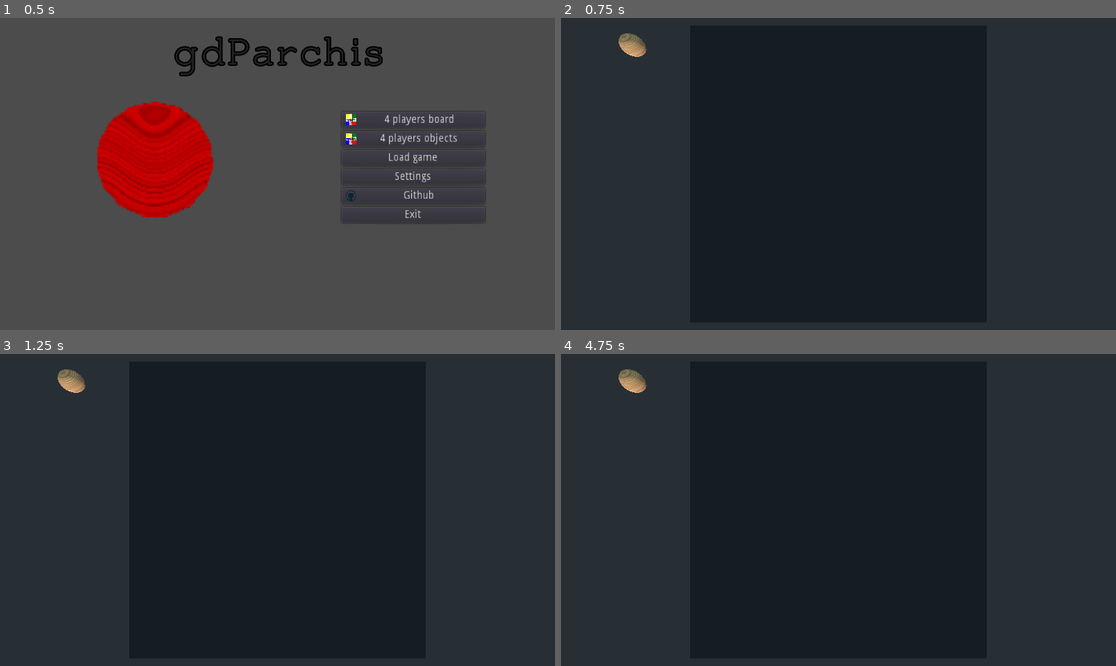
Above: before the commit, frames 1-4 (two rows, left to right).
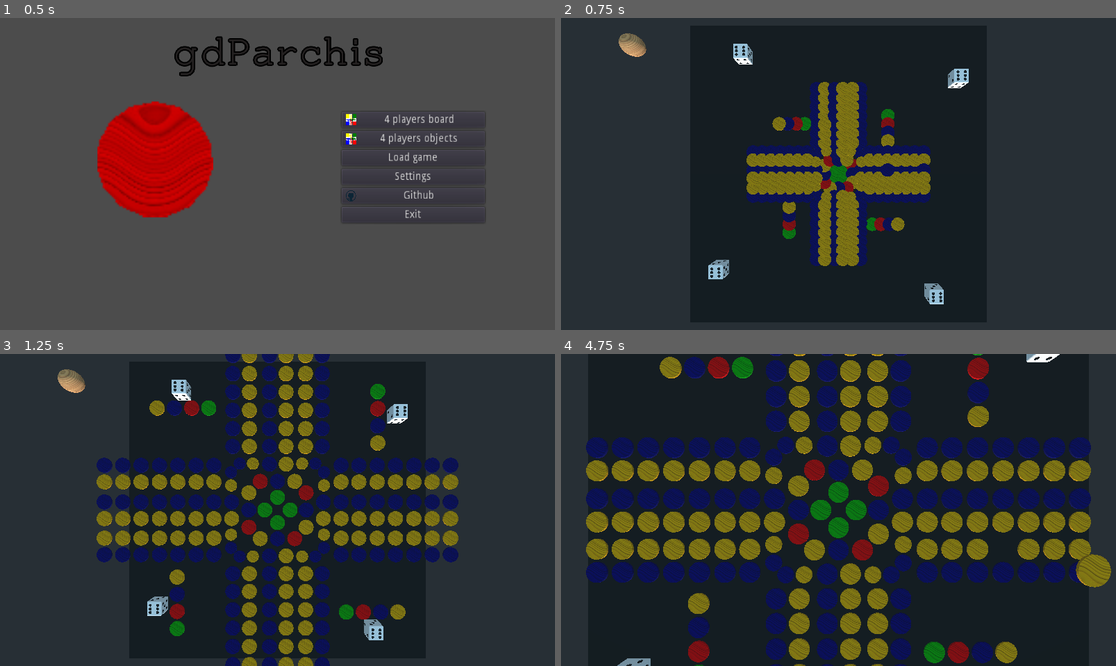
Above: after the commit, the same moments.

Repository: turulomio/gdparchis
Game: Godot game, scene res://scenes/Main.tscn
The game is run twice, just before and just after one commit, with the same random seed, the same clock (stepped at 60 frames per second) and the same inputs.
Inputs (mouse positions are in pixels of both pictures, inside the frame that each line leads up to):
- Up to frame 1 (0.5 s): no input
- Up to frame 2 (0.75 s): click "4 players objects" at 0.5 s
- Up to frame 3 (1.25 s): no input
- Up to frame 4 (4.75 s): move the mouse to (960, 494) at 1.27 s; click (960, 494) at 1.35 s; right-click (960, 494) at 1.55 s; tap Enter at 2, 4.25 s; move the mouse to (727, 525) at 2.02 s; right-click (727, 525) at 2.1 s; click (727, 525) at 2.3 s; move the mouse to (894, 441) at 2.77 s; click (894, 441) at 2.85 s; right-click (894, 441) at 3.05 s; tap Space at 3.5 s; move the mouse to (810, 572) at 3.52 s; right-click (810, 572) at 3.6 s; click (810, 572) at 3.8 s; move the mouse to (1005, 556) at 4.27 s; tap Z (zoom_in) at 4.35 s; click (1005, 556) at 4.42 s; right-click (1005, 556) at 4.55 s

Frame 1 is identical in both runs. In frame 2, 12% of the frame differs, in the area x 26-74%, y 8-92%; in frame 3, 22%; in frame 4, 35%, in the area x 4-100%, y 0-100%.
Error before the commit: Parse Error: The identifier "dice_scene" isn't declared in the current scope. (res://scenes/Game4Objects.gd:46)

Commit message:
Fixed bug

Diff:
--- a/scenes/Game4Objects.gd
+++ b/scenes/Game4Objects.gd
@@ -43,7 +43,7 @@
 	self.players.set_assistant($Assistant)
 	for p in self.players.values():
 		p.set_game(self)
-		var dice=dice_scene.instance()
+		var dice=Globals.SCENE_DICE.instance()
 		self.add_child(dice)
 		dice.set_id(p.id)
 		dice.set_player(p)
@@ -55,7 +55,6 @@
 		var route_pos=0
 		for s in route.arr:
 			while s.empty_position()>=0:
-				print(self.players.d)
 				var player=self.players.get(route.id)
 				var piece=Globals.SCENE_PIECE.instance()
 				piece.set_id(id,player,s.id,s.empty_position())
--- /dev/null
+++ b/scenes/Game4Start.gd
@@ -0,0 +1,77 @@
+extends Spatial
+class_name Game4Start
+
+onready var camera =$Camera
+var players
+var pieces
+var max_players
+var squares
+var routes
+
+func get_object_under_mouse():
+	var mouse_pos=get_viewport().get_mouse_position()
+	var ray_from=$Camera.project_ray_origin(mouse_pos)
+	var ray_to= ray_from + $Camera.project_ray_normal(mouse_pos)*1000
+	var space_state=get_world().direct_space_state
+	var selection=space_state.intersect_ray(ray_from,ray_to)
+	return selection.collider
+
+# Called when the node enters the scene tree for the first time.
+func _ready():
+
+	var new_material = SpatialMaterial.new()
+	new_material.albedo_texture = Globals.IMAGE_WOOD
+	new_material.albedo_color = ColorN("white",1)
+	$Board4/MeshInstance.material_override=new_material
+
+	if Globals.game_data==null: #New game
+		Globals.game_data=Globals.new_game(4)
+
+	var d=Globals.game_data
+	print("DATA", d)
+
+	## Creating players
+	self.max_players=4
+
+	## Creating squares
+	self.squares=SquareManager.new()
+	for i in range(1,105):
+		self.squares.append(Square.new(i))
+
+	## Creating routes
+	self.routes={}
+	for e_color in Globals.e_colors(self.max_players):
+		self.routes[str(e_color)]=Route.new(self.max_players, e_color, self.squares)
+
+	self.players=PlayerManager.new(self.max_players)
+	for d_player in d["players"]:
+		var player=Player.new(d_player["id"],d_player["plays"])
+		player.set_route(self.routes[str(player.id)])
+		self.players.append(player)
+
+	for p in self.players.values():
+		p.set_game(self)
+		var dice=Globals.SCENE_DICE.instance()
+		self.add_child(dice)
+		dice.set_id(p.id)
+		dice.set_player(p)
+		p.set_dice(dice)
+
+
+	# Start game
+	self.players.current=self.players.get(str(d["current"]))
+	self.players.current.dice_throws=[]
+	self.players.current.dice.prepare_to_launch()
+
+# Called every frame. 'delta' is the elapsed time since the previous frame.
+func _process(_delta):
+	if Input.is_action_just_pressed("left_click"):
+		var object=get_object_under_mouse()
+		if object.filename=="res://scenes/Dice.tscn":
+			if object.player==self.players.current and object.player.can_move_dice:
+				object.on_clicked()
+			else:
+				$Click.play()
+
+	if Input.is_action_just_pressed("exit"):
+		get_tree().change_scene("res://scenes/Main.tscn")
--- /dev/null
+++ b/scenes/Game4Start.tscn
@@ -0,0 +1,28 @@
+[gd_scene load_steps=5 format=2]
+
+[ext_resource path="res://scenes/Board4.tscn" type="PackedScene" id=1]
+[ext_resource path="res://scenes/Game4Start.gd" type="Script" id=2]
+[ext_resource path="res://sounds/click.wav" type="AudioStream" id=4]
+
+[sub_resource type="PhysicsMaterial" id=1]
+
+[node name="Game4Start" type="Spatial"]
+script = ExtResource( 2 )
+
+[node name="Click" type="AudioStreamPlayer" parent="."]
+stream = ExtResource( 4 )
+
+[node name="Camera" type="Camera" parent="."]
+transform = Transform( 1, 0, 0, 0, 0, 1, 0, -1, 0, 0, 47, 0 )
+doppler_tracking = 2
+__meta__ = {
+"_edit_lock_": true
+}
+
+[node name="Board4" parent="." instance=ExtResource( 1 )]
+transform = Transform( -1, 0, -8.74228e-08, 0, 1, 0, 8.74228e-08, 0, -1, 0, 0, 0 )
+physics_material_override = SubResource( 1 )
+
+[node name="DirectionalLight" type="DirectionalLight" parent="."]
+transform = Transform( 0.707107, 0.5, -0.5, 0, 0.707107, 0.707107, 0.707107, -0.5, 0.5, 0, 10, 0 )
+shadow_enabled = true
--- a/scenes/Piece.gd
+++ b/scenes/Piece.gd
@@ -162,9 +162,6 @@
 	var s=self.square()
 	if s.pieces_count()==2 and s.type==Globals.eSquareTypes.NORMAL and s.pieces[0].player!=s.pieces[1].player:
 		return true
-
-	if s.pieces_count()==2 and s.type==Globals.eSquareTypes.FIRST and s.pieces[0].player!=s.pieces[1].player and self.player.e_color==s.color:
-		return true
 	return false
 
 
--- a/scenes/PlayerManager.gd
+++ b/scenes/PlayerManager.gd
@@ -28,4 +28,5 @@
 	self.current.can_move_pieces=false
 	self.current.dice_throws=[]
 	self.current.dice.prepare_to_launch()
+	self.current.extra_moves=[]
 	Globals.save_game(self.current.game)
